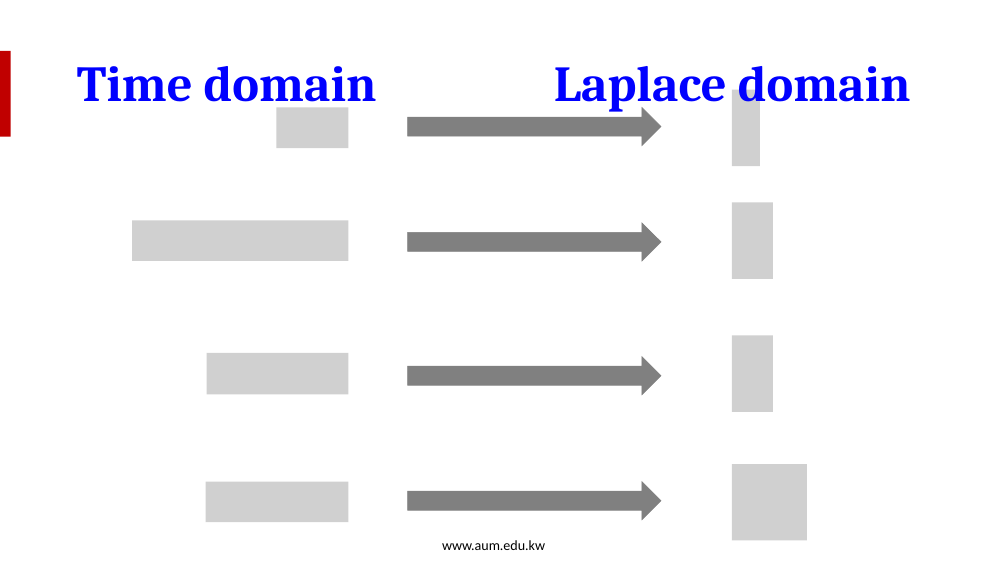
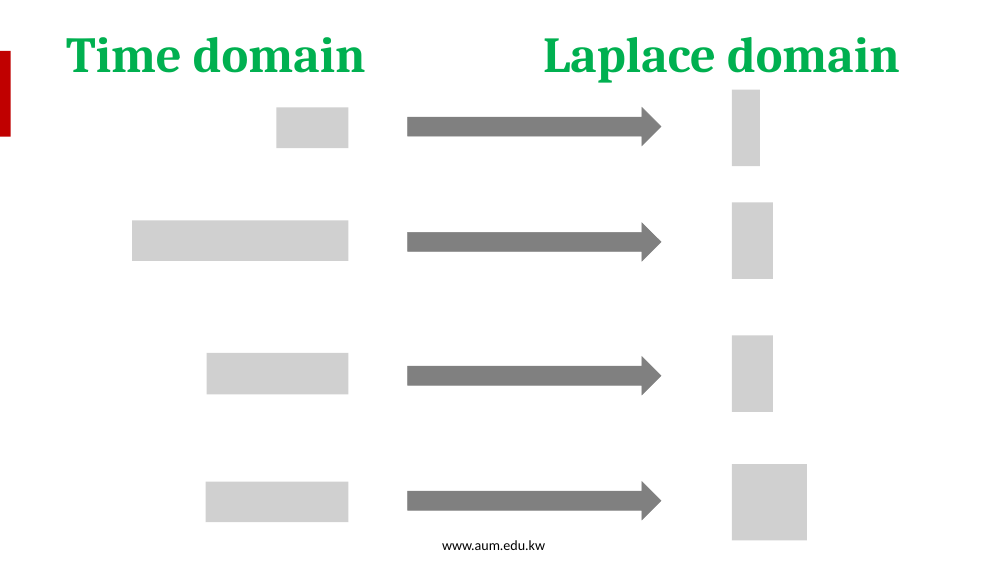
Before and after one commit to salmanrazzaq1993/AUM-WORK, a slide deck: slide 6 of PP WORK/Instructor Version/Week 3/Week 3 lecture 1 - LTA.pptx. Drawn at 1008x567 pixels with LibreOffice and Linux fonts; fonts in the diff are those of the drawing; grey boxes stand for pictures; background and template pictures are left out. Boxes give left, top, right and bottom in pixels: in the first picture for what was removed or moved away, otherwise in the second. Text is boxed around its words. In the diff, an @@ line names an element or a change of style, - is before the commit and + after.

```diff
--- a/PP WORK/Instructor Version/Week 3/Week 3 lecture 1 - LTA.pptx
+++ b/PP WORK/Instructor Version/Week 3/Week 3 lecture 1 - LTA.pptx
@@ title "Time domain Laplace domain": place and size @@
-title "Time domain Laplace domain" at bbox=[77, 66, 911, 112]
+title "Time domain Laplace domain" at bbox=[66, 37, 900, 83]
@@ title "Time domain Laplace domain" at bbox=[66, 37, 900, 83]: text colour #0000FF to #00B050 @@
```
Also in this commit, not shown: 14 other slides changed.
